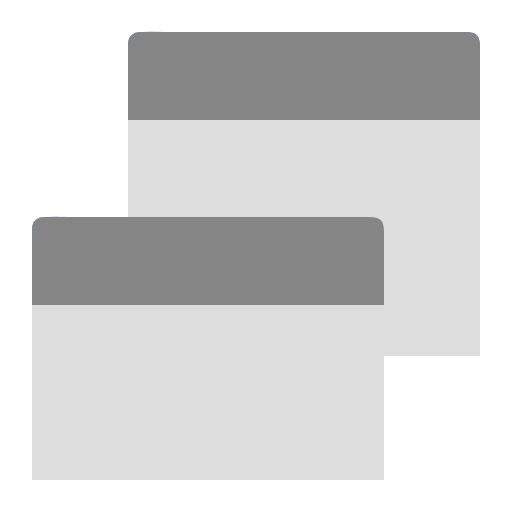
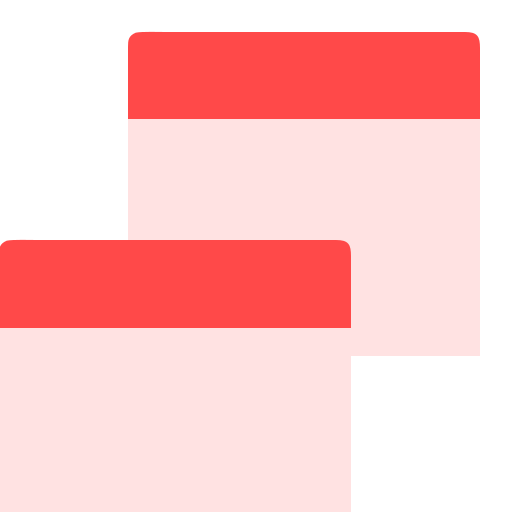
Layer changes from the first 512 x 512 image to the second:
painted on "Layer copy" over (x1=0, y1=216, x2=384, y2=512)
painted on "Layer copy #4" over (x1=128, y1=31, x2=480, y2=356)
hid "Layer", painted on it over (x1=0, y1=216, x2=384, y2=512)
hid "Layer copy #3" over (x1=128, y1=31, x2=480, y2=356)
